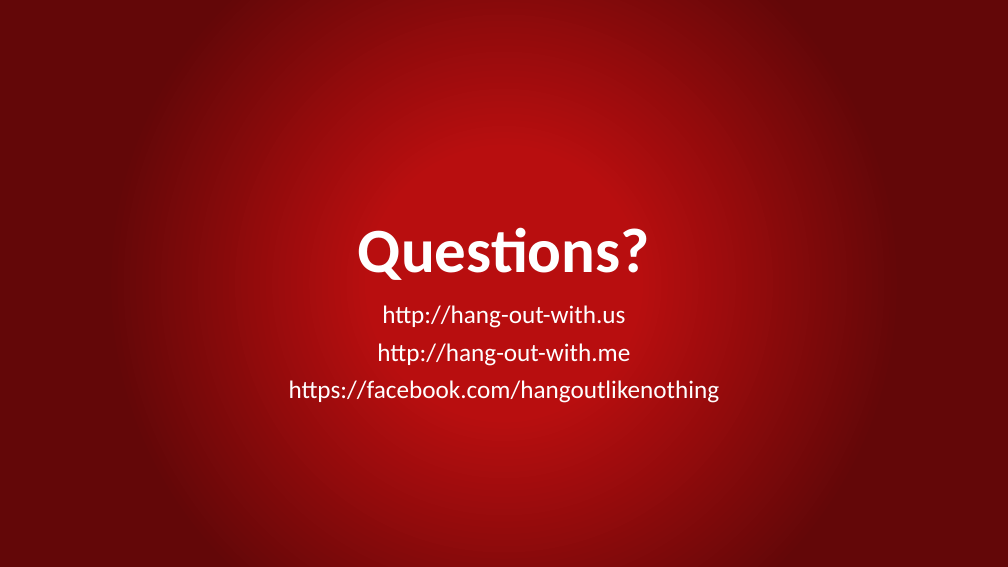
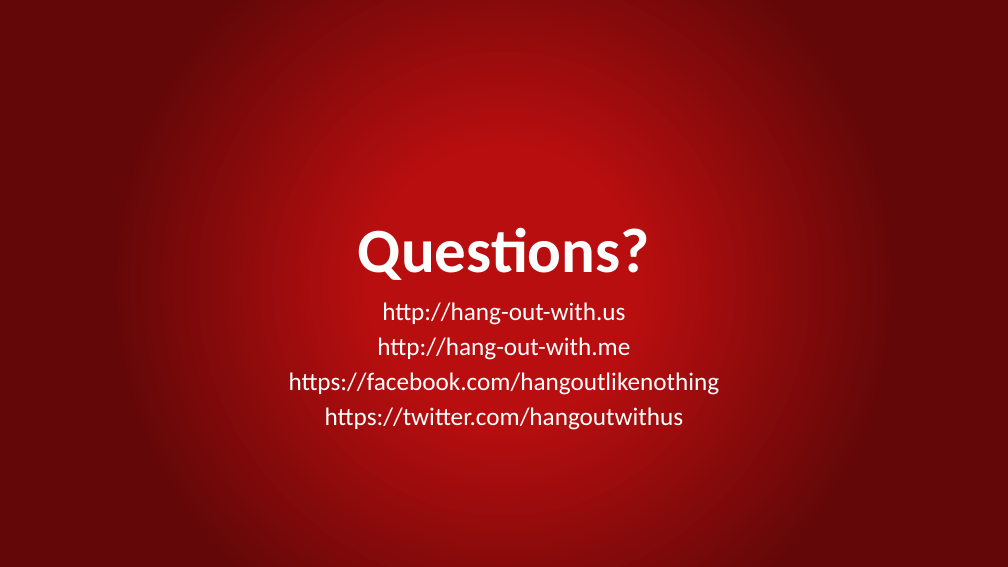
Before and after one commit to hinteadan/hang-out, a slide deck: slide 6 of design/presentation/Hang-Out-Kick-Off-Presentation.pptx. Drawn at 1008x567 pixels with LibreOffice and Linux fonts; fonts in the diff are those of the drawing. Boxes give left, top, right and bottom in pixels: in the first picture for what was removed or moved away, otherwise in the second. Text is boxed around its words. In the diff, an @@ line names an element or a change of style, - is before the commit and + after.

Commit message:
Add twitter page to presentation

```diff
--- a/design/presentation/Hang-Out-Kick-Off-Presentation.pptx
+++ b/design/presentation/Hang-Out-Kick-Off-Presentation.pptx
@@ subtitle at <box>289,302,720,395</box>: line spacing 0.9 to 0.8 @@
@@ subtitle at <box>325,407,683,430</box>: paragraph added @@
+https://twitter.com/hangoutwithus
```
Also in this commit, not shown: 1 other file.
